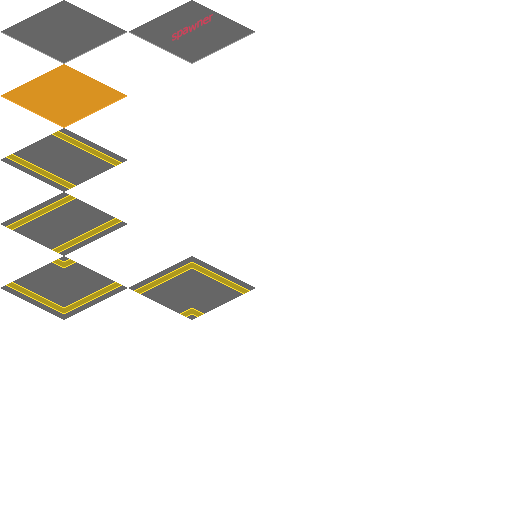
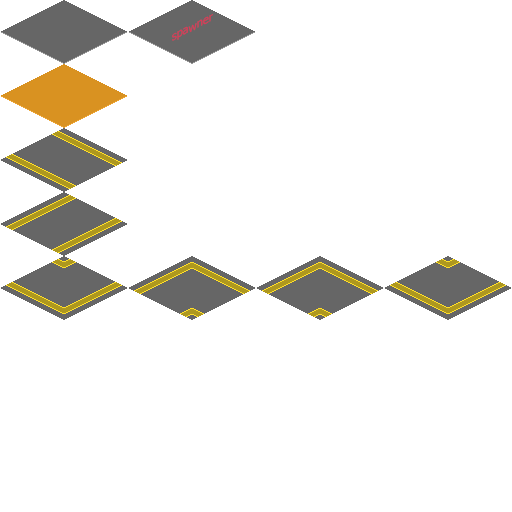
Before/after of a 512 × 512 layered artwork. What changed in the layer stack:
added layer "Layer 1 copy 3" above "Layer 1 copy 2" over <box>257,256,383,320</box>
added layer "Layer 1 copy 2" above "Layer 1 copy" over <box>385,256,511,320</box>
